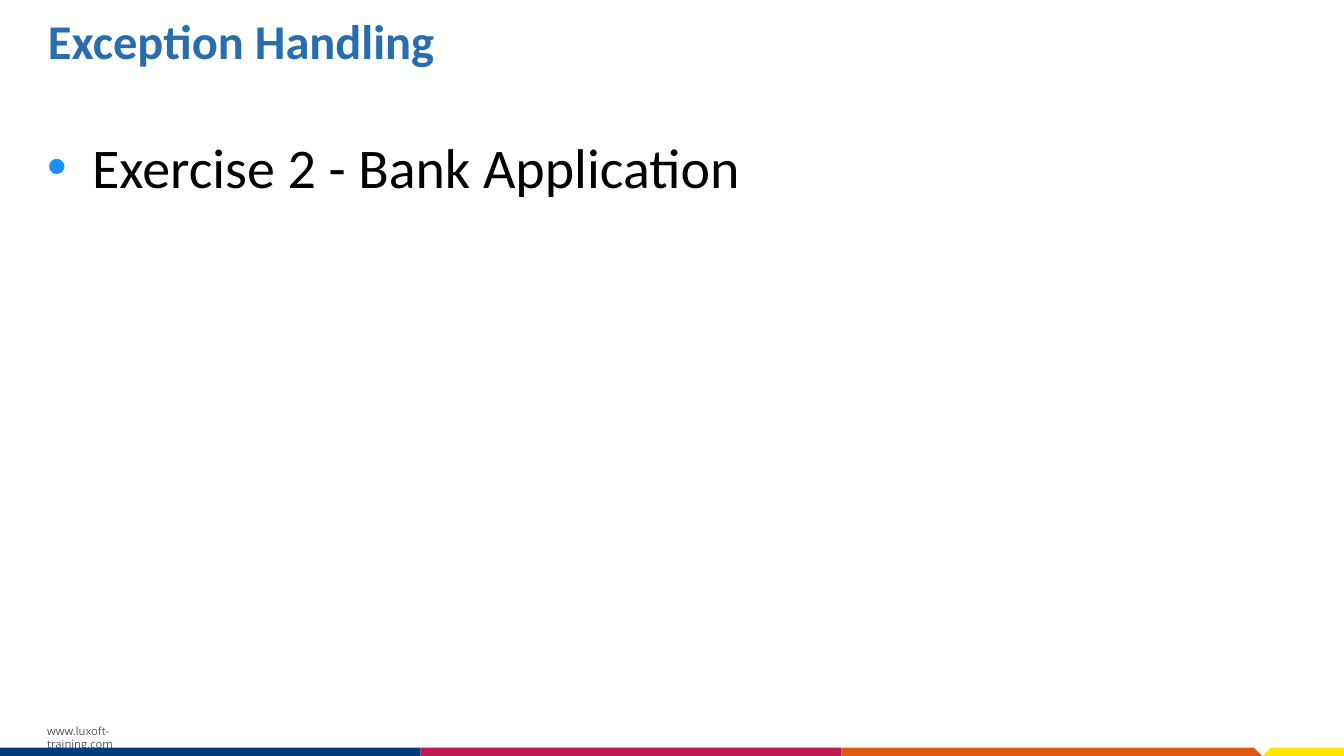
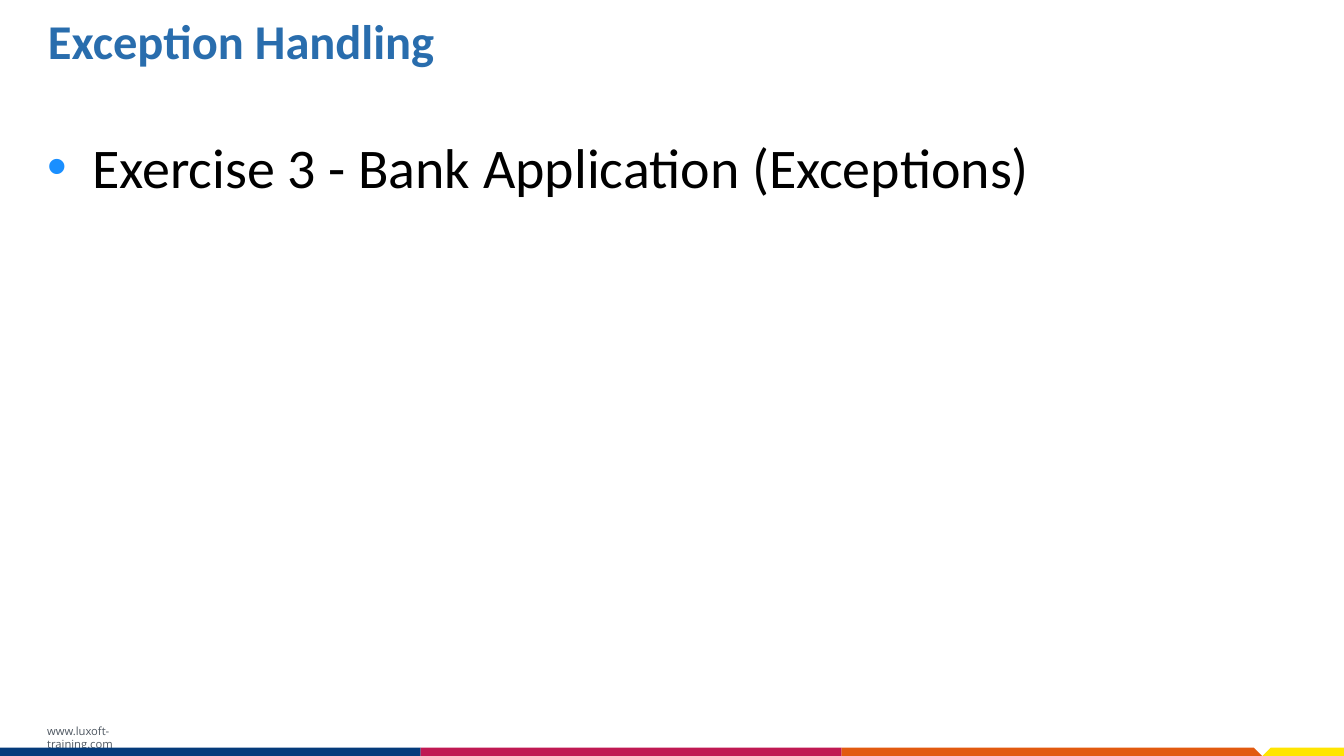
Before and after one commit to bederp/java7m3, a slide deck: slide 51 of resources/java7m3.pptx (slide 50 before the commit). Drawn at 1344x756 pixels with LibreOffice and Linux fonts; fonts in the diff are those of the drawing; background and template pictures are left out. Boxes give left, top, right and bottom in pixels: in the first picture for what was removed or moved away, otherwise in the second. Text is boxed around its words. In the diff, an @@ line names an element or a change of style, - is before the commit and + after.

```diff
--- a/resources/java7m3.pptx
+++ b/resources/java7m3.pptx
@@ text at (92,147,1029,197): text changed @@
-• Exercise 2 - Bank Application
+• Exercise 3 - Bank Application (Exceptions)
```
Also in this commit, not shown: 1 other slide changed, 1 slide added, 1 other file.
